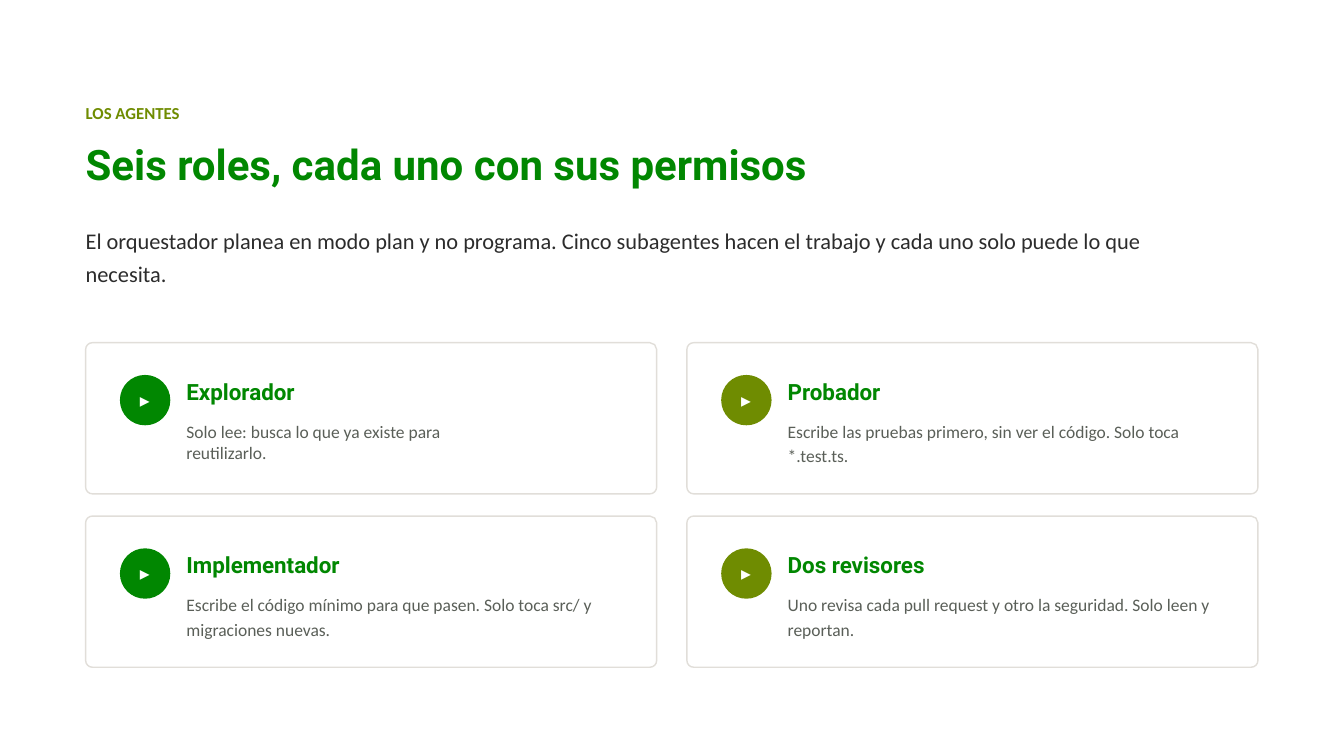
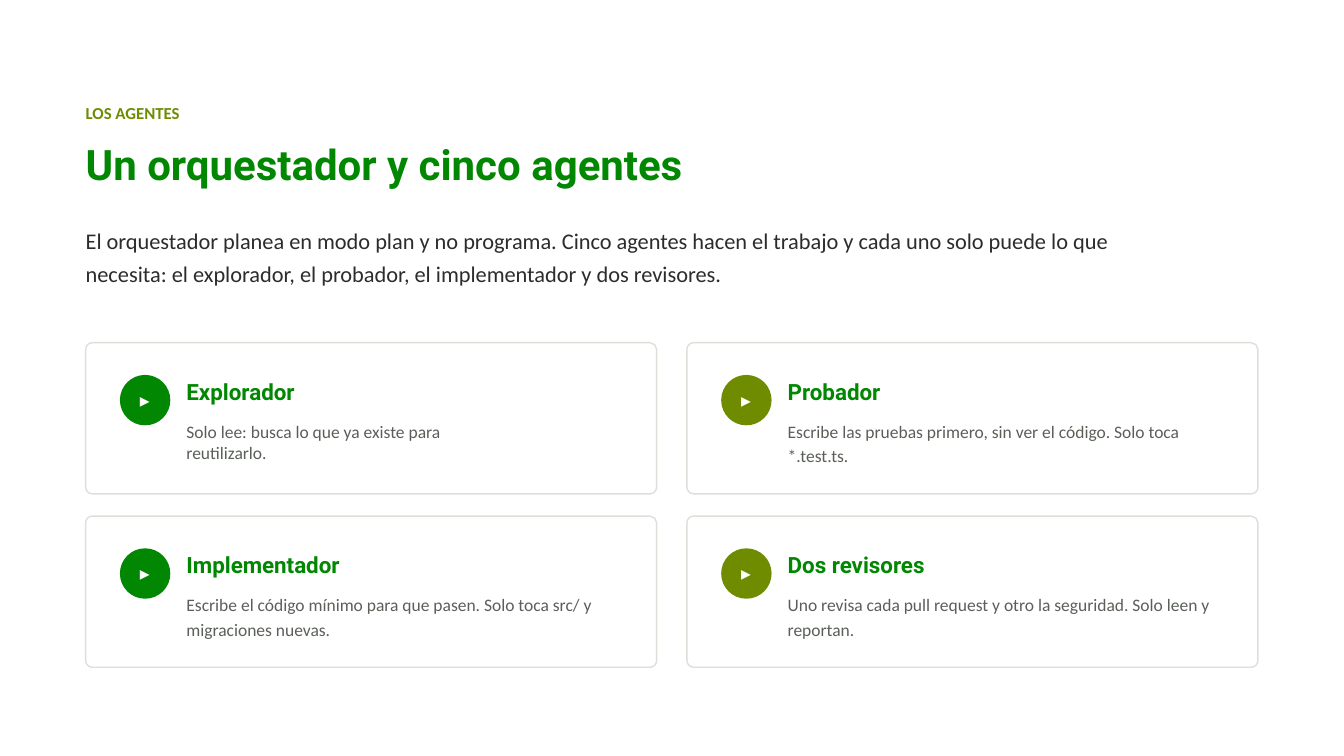
Before and after one commit to juandadevp/cuentasclaras, a slide deck: slide 6 of docs/Exposicion_Cuentas_Claras.pptx. Drawn at 1344x756 pixels with LibreOffice and Linux fonts; fonts in the diff are those of the drawing; background and template pictures are left out. Boxes give left, top, right and bottom in pixels: in the first picture for what was removed or moved away, otherwise in the second. Text is boxed around its words. In the diff, an @@ line names an element or a change of style, - is before the commit and + after.

```diff
--- a/docs/Exposicion_Cuentas_Claras.pptx
+++ b/docs/Exposicion_Cuentas_Claras.pptx
@@ title at <box>86,148,682,189</box>: text changed @@
-Seis roles, cada uno con sus permisos
+Un orquestador y cinco agentes
@@ text at <box>86,233,1108,286</box>: text changed @@
-El orquestador planea en modo plan y no programa. Cinco subagentes hacen el trabajo y cada uno solo puede lo que necesita.
+El orquestador planea en modo plan y no programa. Cinco agentes hacen el trabajo y cada uno solo puede lo que necesita: el explorador, el probador, el implementador y dos revisores.
```
Also in this commit, not shown: 1 other file.
